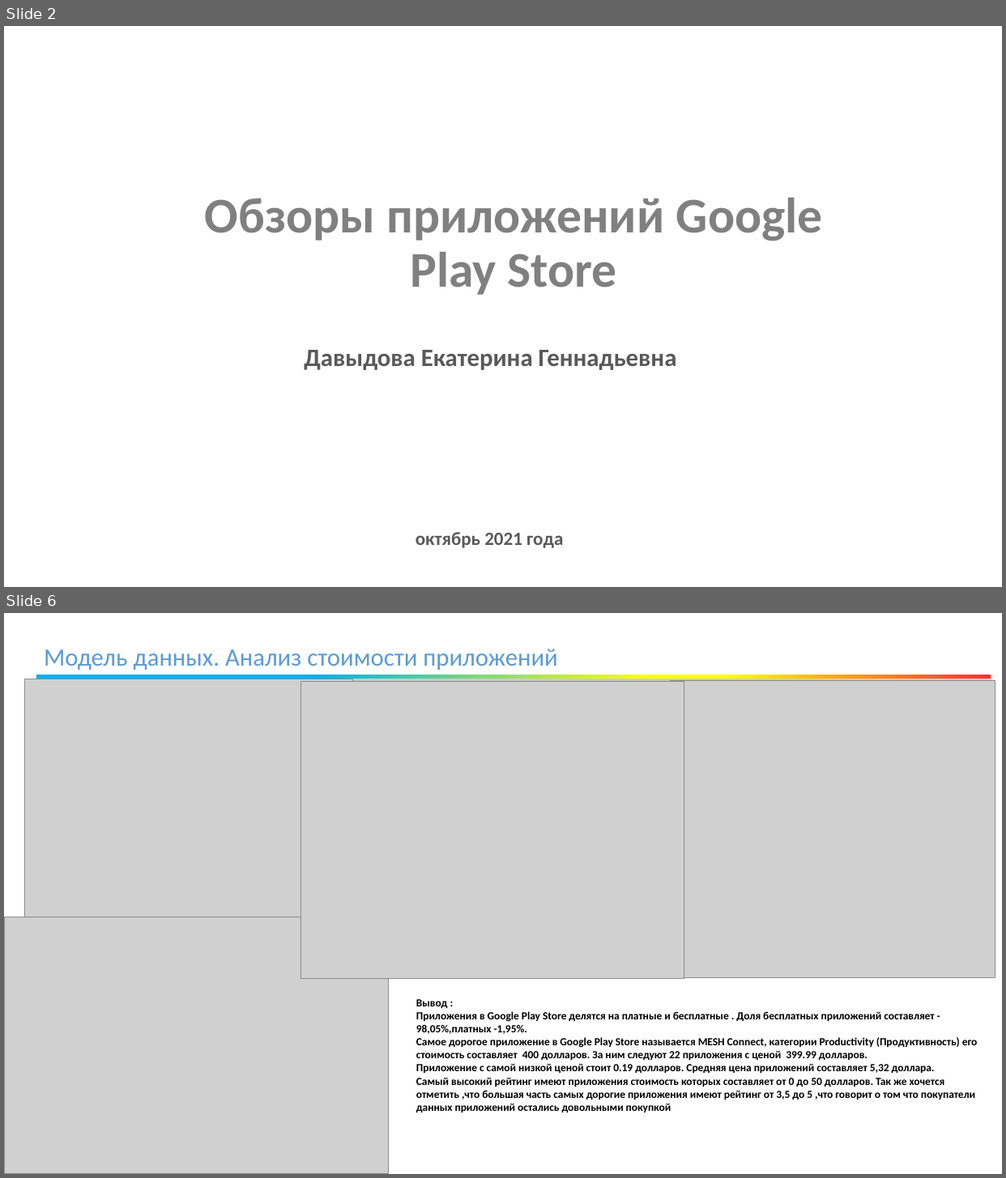
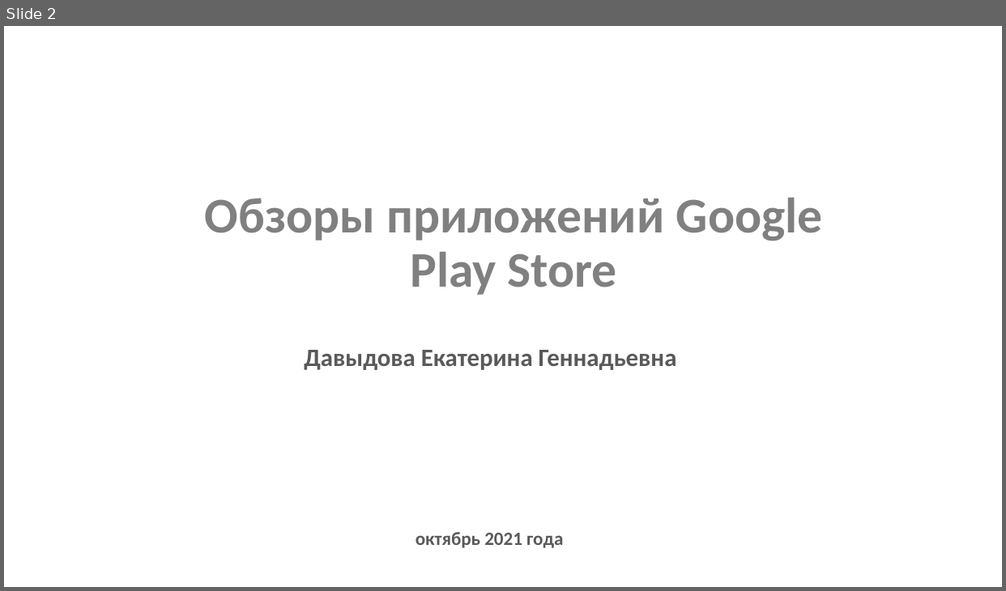
Before and after one commit to KatenokDav/data-analyst-python-course, a slide deck: final school project DA/Final school project DA(presentation).pptx. Shown one above the other, each under a label of ours: slides 2 and 6 before the commit, slide 2 after it; the slides between them are not shown. The pictures are 1006x1178 and 1006x591 pixels, drawn with LibreOffice and Linux fonts; fonts in the diff are those of the drawing; grey boxes stand for pictures; background and template pictures are left out. Boxes give left, top, right and bottom in pixels: in the first picture for what was removed or moved away, otherwise in the second. Text is boxed around its words. In the diff, an @@ line names an element or a change of style, - is before the commit and + after.

```diff
--- a/final school project DA/Final school project DA(presentation).pptx
+++ b/final school project DA/Final school project DA(presentation).pptx
@@ slide 6 removed at [4,613,1002,1174], background #FFFFFF @@
@@ text removed at [44,649,557,670] @@
-Модель данных. Анализ стоимости приложений
@@ picture removed at [24,679,353,922] @@
@@ rectangle removed at [36,675,990,679] @@
@@ picture removed at [301,681,684,979] @@
@@ picture removed at [671,680,995,978] @@
@@ picture removed at [4,917,388,1174] @@
@@ text removed at [416,999,978,1114] @@
-Вывод :
-Приложения в Google Play Store делятся на платные и бесплатные . Доля бесплатных приложений составляет - 98,05%,платных -1,95%.
-Самое дорогое приложение в Google Play Store называется MESH Connect, категории Productivity (Продуктивность) его стоимость составляет 400 долларов. За ним следуют 22 приложения с ценой 399.99 долларов.
-Приложение с самой низкой ценой стоит 0.19 долларов. Средняя цена приложений составляет 5,32 доллара.
-Самый высокий рейтинг имеют приложения стоимость которых составляет от 0 до 50 долларов. Так же хочется отметить ,что большая часть самых дорогие приложения имеют рейтинг от 3,5 до 5 ,что говорит о том что покупатели данных приложений остались довольными покупкой
```
Also in this commit, not shown: 6 slides changed, 4 slides added.
